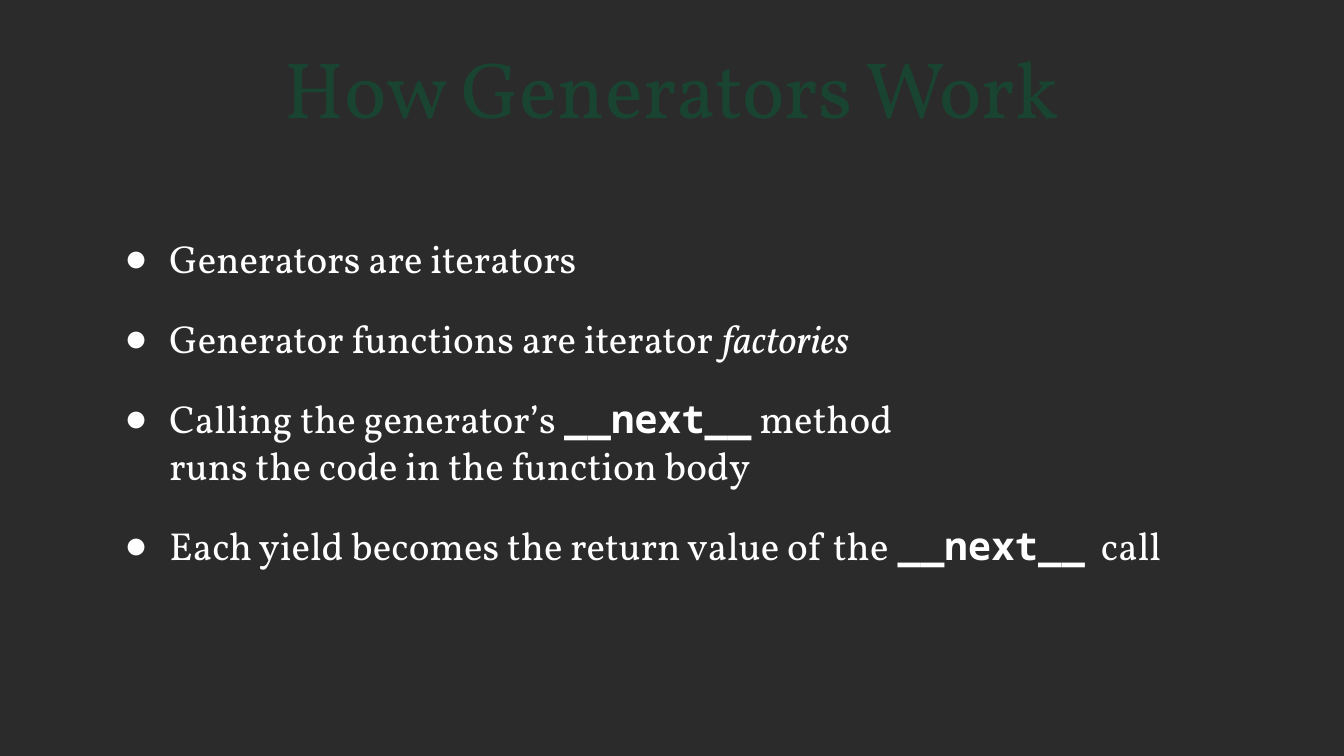
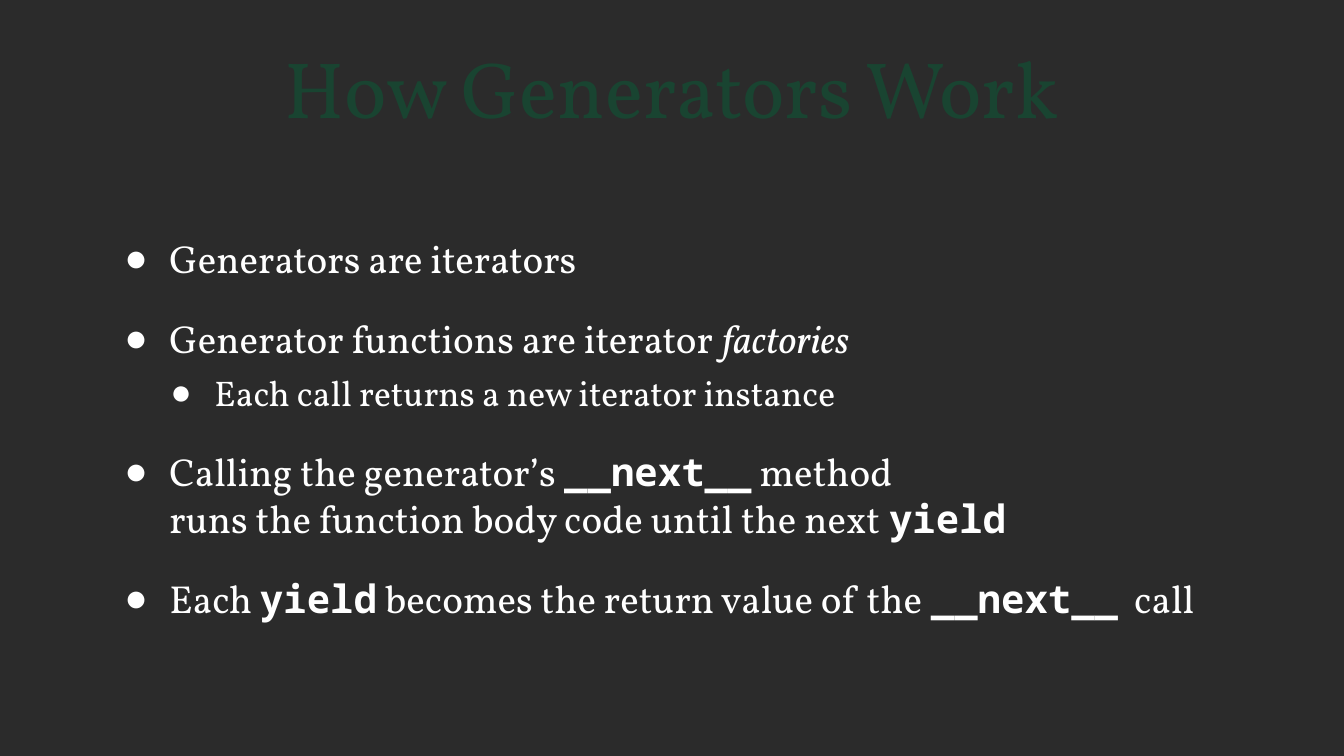
Before and after one commit to steveholden/iteration, a slide deck: slide 22 of iterables.pptx (slide 19 before the commit). Drawn at 1344x756 pixels with LibreOffice and Linux fonts; fonts in the diff are those of the drawing; background and template pictures are left out; a plain dark background stands for a picture behind light text. Boxes give left, top, right and bottom in pixels: in the first picture for what was removed or moved away, otherwise in the second. Text is boxed around its words. In the diff, an @@ line names an element or a change of style, - is before the commit and + after.

```diff
--- a/iterables.pptx
+++ b/iterables.pptx
@@ text at <box>169,380,1006,543</box>: text changed @@
-● Calling the generator’s __next__ method
-  runs the code in the function body
+  ● Each call returns a new iterator instance
+● Calling the generator’s __next__ method
+  runs the function body code until the next yield
@@ text at <box>169,582,1194,623</box>: font Vollkorn to Noto Sans Mono, bold on in "yield" @@
```
Also in this commit, not shown: 16 other slides changed, 4 slides added, 1 slide removed, 9 other files.
